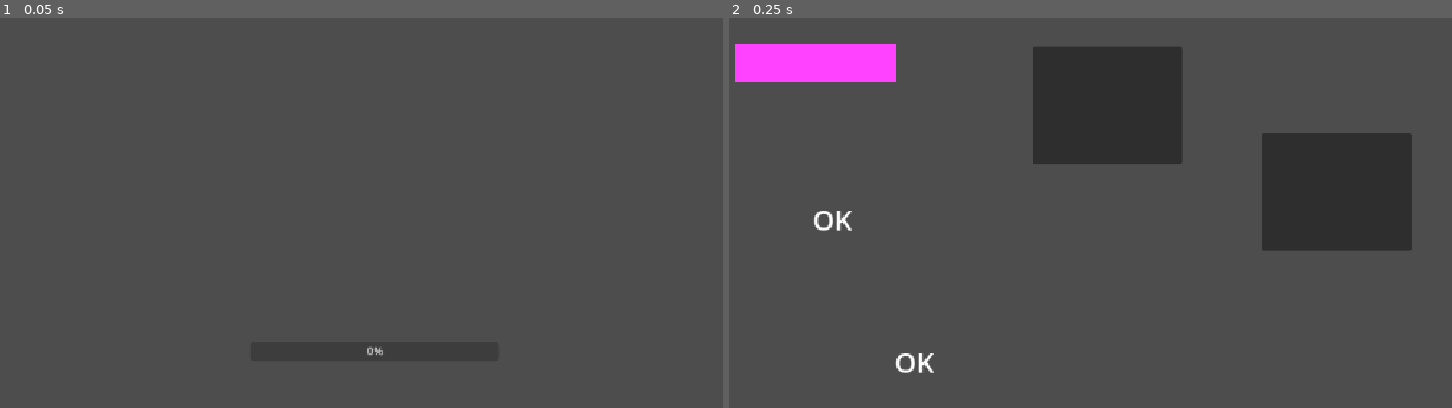
Above: before the commit, frames 1-2 (left to right).
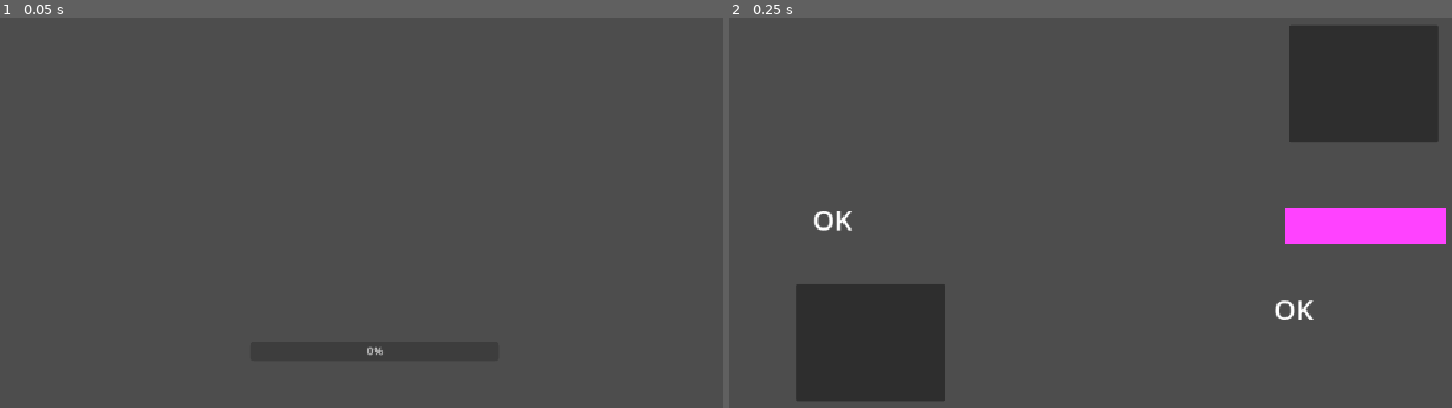
Above: after the commit, the same moments.

Repository: dao1701/android_base
Game: Godot game, scene res://loader.tscn
Same seed, same stepped clock (60 frames per second), same inputs: the game is played once before the commit and once after it.
Inputs:
- Up to frame 1 (0.05 s): no input
- Up to frame 2 (0.25 s): no input

Frame 1 is identical in both runs. In frame 2, 27% of the frame differs, in the area x 0-100%, y 2-99%.

Commit message:
Refactor layout offsets and add new Panel2 node in main scene

Diff:
--- a/src/main.tscn
+++ b/src/main.tscn
@@ -32,24 +32,10 @@
 anchor_top = 0.5
 anchor_right = 0.5
 anchor_bottom = 0.5
-offset_left = 224.0
-offset_top = -88.0
-offset_right = 439.0
-offset_bottom = 81.0
-grow_horizontal = 2
-grow_vertical = 2
-
-[node name="Panel" type="Panel" parent="Panel"]
-layout_mode = 1
-anchors_preset = 8
-anchor_left = 0.5
-anchor_top = 0.5
-anchor_right = 0.5
-anchor_bottom = 0.5
-offset_left = -437.5
-offset_top = -209.5
-offset_right = -222.5
-offset_bottom = -40.5
+offset_left = 263.0
+offset_top = -244.0
+offset_right = 478.0
+offset_bottom = -75.0
 grow_horizontal = 2
 grow_vertical = 2
 
@@ -61,10 +47,10 @@
 anchor_top = 0.5
 anchor_right = 0.5
 anchor_bottom = 0.5
-offset_left = -340.0
-offset_top = 214.0
-offset_right = -212.0
-offset_bottom = 269.0
+offset_left = 206.0
+offset_top = 138.0
+offset_right = 334.0
+offset_bottom = 193.0
 grow_horizontal = 2
 grow_vertical = 2
 text = "OK"
@@ -73,8 +59,21 @@
 vertical_alignment = 1
 
 [node name="ColorRect" type="ColorRect" parent="."]
-offset_left = 42.0
-offset_top = 108.0
-offset_right = 273.0
-offset_bottom = 161.0
+offset_left = 833.0
+offset_top = 343.0
+offset_right = 1064.0
+offset_bottom = 396.0
 color = Color(1, 0.258824, 1, 1)
+
+[node name="Panel2" type="Panel" parent="."]
+anchors_preset = 8
+anchor_left = 0.5
+anchor_top = 0.5
+anchor_right = 0.5
+anchor_bottom = 0.5
+offset_left = -447.0
+offset_top = 129.0
+offset_right = -232.0
+offset_bottom = 298.0
+grow_horizontal = 2
+grow_vertical = 2
